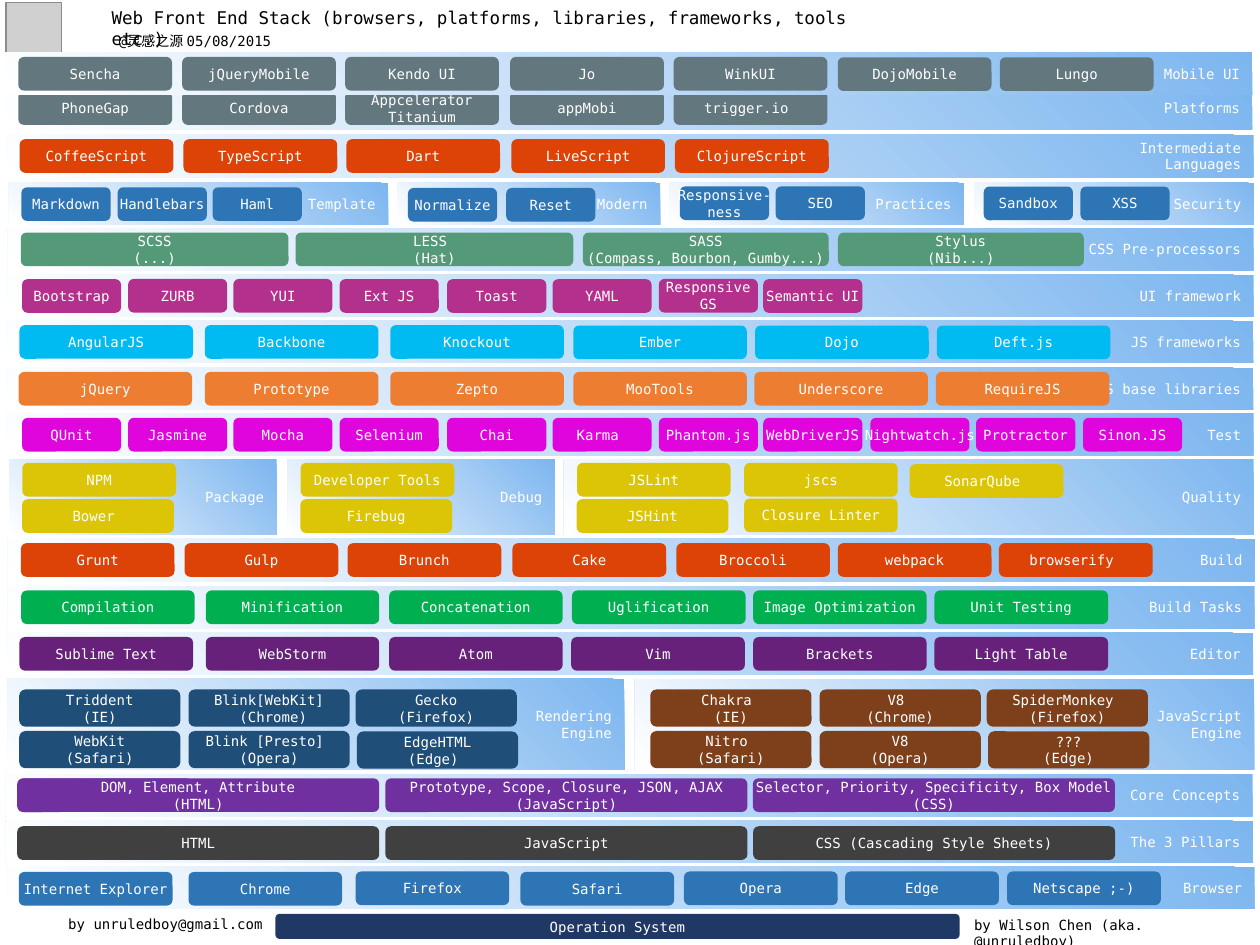
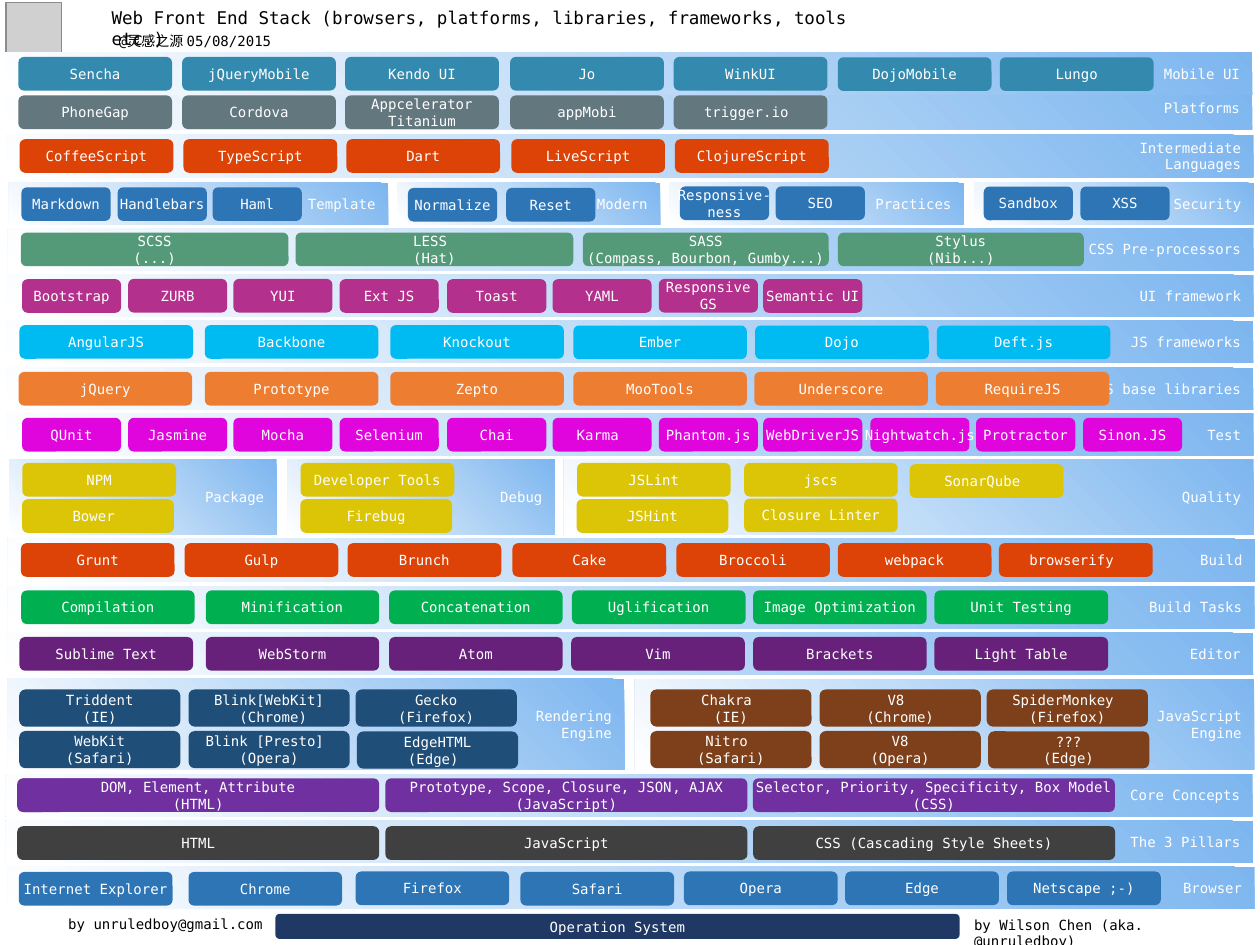
Before and after one commit to unruledboy/WebFrontEndStack, a slide deck: slide 1 of v1.0/Web Front End Stack v1.0.ppt. Drawn at 1260x945 pixels with LibreOffice and Linux fonts; fonts in the diff are those of the drawing; grey boxes stand for pictures. Boxes give left, top, right and bottom in pixels: in the first picture for what was removed or moved away, otherwise in the second. Text is boxed around its words. In the diff, an @@ line names an element or a change of style, - is before the commit and + after.

```diff
--- a/v1.0/Web Front End Stack v1.0.ppt
+++ b/v1.0/Web Front End Stack v1.0.ppt
@@ fill #63777F to #348AAE in 7 elements at <box>19,57,173,91</box>, <box>183,57,336,91</box>, <box>345,57,499,91</box>, <box>510,57,664,91</box>, <box>674,57,828,91</box>, <box>838,57,992,91</box>, <box>1000,57,1154,91</box> @@
@@ 5 rounded rectangles: place and size @@
-5 rounded rectangles at <box>19,91,828,125</box>
+5 rounded rectangles at <box>19,96,828,130</box>
```
Also in this commit, not shown: 1 other file.
